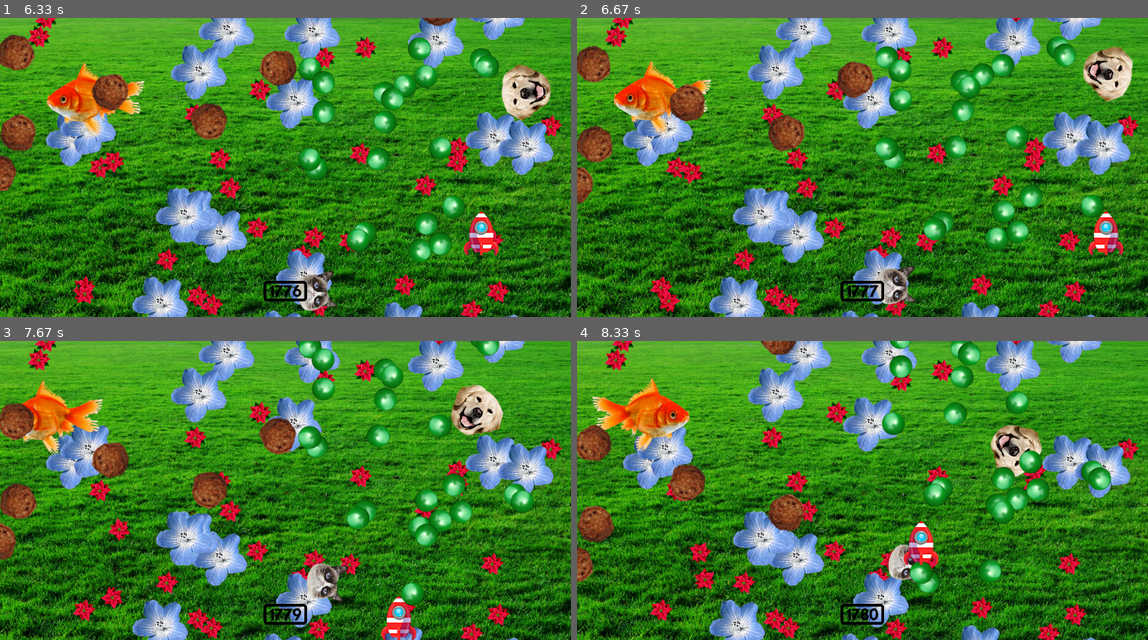
Above: before the commit, frames 1-4 (two rows, left to right).
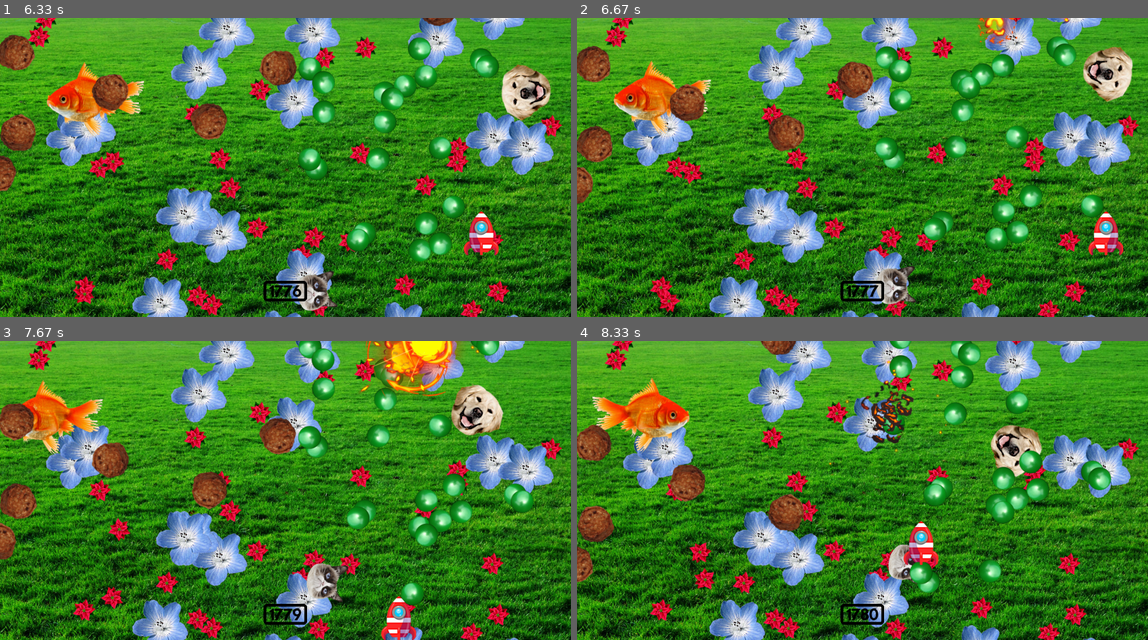
Above: after the commit, the same moments.

Repository: jimmygizmo/pygamefun
Game: pygame game, started from game/main.py
Same seed, same stepped clock (60 frames per second), same inputs: the game is played once before the commit and once after it.
Inputs:
- Up to frame 1 (6.33 s): tap Space at 0.33, 0.73, 1.03, 1.23, 1.57, 1.87, 2.07, 2.37, 2.63, 2.97, 3.27, 3.4, 3.8, 4.1, 4.47, 4.87, 5.17, 5.37, 5.67, 5.87, 6.2 s; hold Right 0.67-1.13 s; hold Up 1.17-1.47 s; hold Right 1.5-1.97 s; hold Left 2-2.53 s; hold Down 2.57-2.87 s; hold Left 2.9-3.3 s; hold Up 3.33-3.7 s; hold Right 3.73-4.37 s; hold Down 4.4-4.77 s; hold Left 4.8-5.27 s; hold Right 5.3-5.77 s; hold Up 5.8-6.1 s; hold Right from 6.13 s (still down)
- Up to frame 2 (6.67 s): tap Space at 6.5 s; release Right at 6.6 s; hold Left from 6.63 s (still down)
- Up to frame 3 (7.67 s): tap Space at 6.7, 7, 7.27, 7.6 s; release Left at 7.17 s; hold Down 7.2-7.5 s; hold Left from 7.53 s (still down)
- Up to frame 4 (8.33 s): tap Space at 7.9, 8.03 s; release Left at 7.93 s; hold Up from 7.97 s (still down)

Frame 1 is identical in both runs. In frame 2, 0.5% of the frame differs, in the area x 70-87%, y 0-10%; in frame 3, 2.3%, in the area x 62-84%, y 0-19%; in frame 4, 0.8%.

Commit message:
basic animation working. Anim class has timer and rate-intelligent frame advance and repeat and all works really well. not all of it is perfect and some of it was coded fast. a LOT of cleanup is needed, but this is full-featured animation support and 95% of it is all there and working great. this is my own design as I have not yet seen how the original info source did it. there are some parameters which are hardcoded and need to come from the spec. not all code needing cleanup or improvement has been commented but most of it has. some lingering issues elsewhere in the code such as the TYPE | None thing linger. WHen time allows, compare all classes and makes sure all of our initialization is consistent and in its current best form.

Diff:
--- a/game/config.py
+++ b/game/config.py
@@ -24,6 +24,7 @@
 PROJECTILE_MARGIN: int = 160  # Distane beyond wall on X or Y axis at which projectile/Weapon is "Finalized"
 PLAYER_MAIN_WEAPON_INDEX: int = 0  # Index in weapon_specs of the weapon_spec item to use for the Player's main projectile.
 # 0 = green ball (orb)    1 = meatball
+MAIN_WEAPON_KILL_ANIM_INDEX: int = 0  # Index in anim_specs of the anim_spec item to use for the Player's main projectile kill/finalization (explosion) animation.
 
 PYGAME_FROMBYTES_IMAGE_LOAD_WORKAROUND_ENABLE: bool = True
 MEATBALL_SPAWN_MARGIN: int = 60  # Meatballs can spawn this far slightly to the left/right and above the screen.
--- a/game/entity.py
+++ b/game/entity.py
@@ -4,7 +4,7 @@
 import pygame.math  # For pygame.math.Vector2 only.
 from typing import TypedDict, Literal
 
-# SPECIAL FEATURE VALUES - ALL ARE 4 DIGITS AND ALL START WITH 77__.0. DEFAULT NOOP (NON-SPECIFIC) IS 7700:
+# PHSYICS SPECIAL FEATURE VALUES - ALL ARE 4 DIGITS AND ALL START WITH 77__.0. DEFAULT NOOP (NON-SPECIFIC) IS 7700:
 # Rotation: angular_vel av 7701.0: random angular_vel SLOW
 # Rotation: angular_vel av 7702.0: random angular_vel MED
 # Rotation: angular_vel av 7703.0: random angular_vel FAST
@@ -18,10 +18,11 @@
 # Direction: direction d 7723.0: random direction d LEFT WIDE (180 degree range)
 # Direction: direction d 7724.0: random direction d RIGHT WIDE (180 degree range)
 
-# IMPORTANT: These are Float values. The .0 is required or at least very strongly advised as everything else in this
-# program that would be a float would have .0 if anything else. Be consistent.
-
-# TODO: The first one we will implement is random rotation speed (angular velocity) for meatballs.
+# IMPORTANT: The Physics values are Float values. The .0 is required or at least very strongly advised as everything
+# else in this program that would be a float would have .0 if anything else. Be consistent.
+
+# ANIMATION SPECIAL FEATURE VALUES
+# Repeat Count: repeat_count -1: repeat playing the animation in a loop, continuously forever - LOOP ANIMATION
 
 
 # ###########################################    ENTITY SPECIFICATIONS    ##############################################
@@ -64,6 +65,7 @@
         'x': float,  # Initial position X value
         'y': float,  # Initial position Y value
         'frame_rate': float,  # Frame rate
+        'repeat_count': int,  # Count to repeat. -1 to repeat continuously.
     }
 )  # AnimSpec
 
@@ -77,7 +79,7 @@
         'resize': False,
         'w': 512,
         'h': 512,
-        'color': 'aqua',
+        'color': 'orangered2',
         'x': 890.0,
         'y': 540.0,
         'frame_rate': 32.0,
--- a/game/main.py
+++ b/game/main.py
@@ -55,24 +55,56 @@
                 x: float,
                 y: float,
                 frame_rate: float,
+                repeat_count: int,
             ):
         self.base_instance_id: int = MapThing.base_instance_count
         self.frames: list[pygame.Surface] = ACACHE[frames_dir]['frames']
         self.x: float = x
         self.y: float = y
-        self.image: pygame.Surface | None = None  # Active image
-        self.rect: pygame.FRect = pygame.FRect()
+        self.frame_rate: float = frame_rate
+        # WE DO NOT NEED THESE TWO THINGS HERE. I HAVE BEEN WONDERING AND NOW IT IS CONFIRMED. CLEAN UP AROUND HERE.
+        # self.image: pygame.Surface = self.frames[0]  # Active image/surface  (instantiates with the first frame surface)
+        # self.rect: pygame.FRect = pygame.FRect()  # TODO: CONFIRM WHY THIS IS HERE. I GUESS WE NEED IT FOR THE SUPER INIT? Not sure.
         super().__init__(groups)  # super.update() could be done first before setting all the self.* but for now I have them last.
         Anim.base_instance_count += 1
-        self.rect = self.image.get_frect(center=(self.x, self.y))
-
-
-
-
-
-
-
-
+        self.rect = self.frames[0].get_frect(center=(self.x, self.y))  # TODO: .. and WHY do we need the ONE ABOVE HERE? OTHER CLASSES DO THIS TOO.
+        self.frame_count: int = len(self.frames)
+        self.current_frame_index: int = 0
+        self.repeat_count: int = repeat_count
+        self.repeat: bool = False
+        if self.repeat_count == -1 or self.repeat_count > 0:
+            self.repeat = True
+        self.image = self.frames[self.current_frame_index]
+        # TODO: Probably need to convert frame_rate into inter_frame_delay here. I think this just means inverting it but watch the units.
+        self.inter_frame_delay: float = 10.0  # Dummy placeholder. We really want to manage this with a "frame rate".
+        self.last_frame_advance: int = pygame.time.get_ticks()  # Dummy value. TODO: FIX.
+
+    def frame_timer(self):
+        current_time = pygame.time.get_ticks()  # Milliseconds since pygame.init() was called.
+        if current_time - self.last_frame_advance >= self.inter_frame_delay:
+            self.advance_frame()
+
+    def advance_frame(self):
+        print(f"CURRENT FRAME INDEX: {self.current_frame_index}")
+        if self.current_frame_index >= self.frame_count - 1:  # End of animation
+            if self.repeat and self.repeat_count > 1:  # End of animation but we repeat if appropriate. Reset frame index to start.
+                self.current_frame_index = 0
+                self.image = self.frames[self.current_frame_index]
+                self.repeat_count -= 1
+                print(f"REPEAT COUNT: {self.repeat_count}")
+            else:
+                print("FINALIZING")
+                self.finalize()  # No repeat and end of animation so self-destroy.
+        else:  # During animation
+            self.current_frame_index += 1  # Next frame as we play through all frames.
+            self.image = self.frames[self.current_frame_index]
+        self.last_frame_advance = pygame.time.get_ticks()
+
+    def update(self, delta_time: float, ephase_name: str | None = None):
+        self.frame_timer()  # Calls advance_frame() when necessary. Keeps a cadence of inter_frame_delay (inverse of frame rate)
+
+    def finalize(self):
+        self.kill()
 
 
 # TODO: Make into an Abstract Base Class using the ABC module.
@@ -99,7 +131,7 @@
         self.angle: float = angle
         self.image: pygame.Surface | None = None  # Active image (depending on direction of motion).
         self.mask: pygame.Mask | None = None  # Active mask (depending on direction of motion).
-        self.rect: pygame.FRect = pygame.FRect()
+        self.rect: pygame.FRect = pygame.FRect()  # TODO: I don't think we need this here. MUST BE CAREFULLY CONFIRMED. Set after super.update tho.
         super().__init__(groups)  # super.update() could be done first before setting all the self.* but for now I have them last.
         MapThing.base_instance_count += 1
         self.rect = self.surface_l.get_frect(center=(self.x, self.y))
@@ -350,6 +382,19 @@
             self.kill()
         if self.rect.bottom >= cfg.SCREEN_HEIGHT + cfg.PROJECTILE_MARGIN:  # A little beyond BOTTOM wall in Y Axis
             self.kill()
+
+    def explode(self):
+        # self.can_shoot = False
+        # self.laser_shoot_time = pygame.time.get_ticks()
+        # weapon_img_filename = self.weapon_spec['img_filename']
+        explosion: Anim = Anim(
+            groups=[all_anims],  # TODO: Abstract out this hardcoded hack.
+            frames_dir='anim-exp-elaborate',  # TODO: Abstract out this hardcoded hack.
+            x=self.rect.midtop[0],
+            y=self.rect.midtop[1],
+            frame_rate=100.0,  # TODO: Abstract out this hardcoded hack.
+            repeat_count=1,
+        )
 
 
 class Npc(Entity):
@@ -662,6 +707,7 @@
 all_npcs: pygame.sprite.Group = pygame.sprite.Group()
 all_props: pygame.sprite.Group = pygame.sprite.Group()
 all_colliders: pygame.sprite.Group = pygame.sprite.Group()  # TODO: Might go away. We'll likely always be more specific.
+all_anims: pygame.sprite.Group = pygame.sprite.Group()
 
 # GROUPS FOR DYNAMIC ENTITIES
 new_greenballs_groups: list[pygame.sprite.Group] = [all_sprites, all_greenballs, all_colliders]
@@ -847,6 +893,7 @@
     all_players.update(gr_delta_time, g_ephase_name)
     all_greenballs.update(gr_delta_time, g_ephase_name)  # Must update GreenBalls (Weapons) AFTER Player since Player creates Weapons during Player update.
     all_meatballs.update(gr_delta_time, g_ephase_name)
+    all_anims.update(gr_delta_time, g_ephase_name)
 
 
     # ###############################################    COLLISIONS    #################################################
@@ -865,6 +912,7 @@
             for col in greenball_col_sprites:
                 g_score += 1  # g_ variable from outer scope. We do not need 'global' keyword. Limited use of these.
                 print("                   *  *  *  BOOM!  *  *  *")
+                greenball.explode()
                 greenball.kill()
 
 
@@ -879,6 +927,7 @@
     all_npcs.draw(display_surface)
     all_meatballs.draw(display_surface)
     all_greenballs.draw(display_surface)
+    all_anims.draw(display_surface)
 
     # SCOREBOARD
     if cfg.SCR:
--- /dev/null
+++ b/game/notes/rough-plan-animation-support.txt
@@ -0,0 +1,29 @@
+Just thinking that I have all the parts already in the code to implement the animation support in the Anim class.
+I may learn a better way soon, but for a first pass, I have the parts I need already I think.
+
+The lazer timer can be used to implement the frame-rate-specified timer between frames for the Anim class to
+self-manage transition to the active self.image.
+
+The enviro phase rotation done at the global level has a rotating stack which is a pattern to support a repeating
+animation, although the first explosion anim to be implemented does not need to repeat, but later anims will. Obvious
+feature to support.
+
+Everything like this works off of the call to Anim.update() via the sprite groups.
+
+TODO: We'll need a new sprite group.
+
+At the moment the init code is all in place and the class is started too. About to work on the update().
+I have not yet seen how my primary info source will implement this, so that will be interesting. I did not look to
+see if PyGame has some support in Sprites for animating frames like this.
+
+I am assuming I will "roll my own" for all animation functionality but that is simply because this is one of the most
+important and best ways to learn. And when I started programming, you had to roll your own for everyhting. There were
+no librares to speak of beyond my core first language of BASIC.
+And most of my work for decades has always been in interesting, diverse, challenging and in cutting-edge areas where
+although you use lots of libraries, you also have to roll-your-own functionality constantly as well.
+Whether it is basic or advanced functionality, you should always be able to implement a library you need as well as you
+might be able to find it.
+
+Any coder worth their salt should be able to implement any functionality they really need, not just locate and use
+a library. But first look for the really good library, because IF it exists and there are no other issues, use it.
+(unless you can do better! Then release a new lib as open source!! :)
